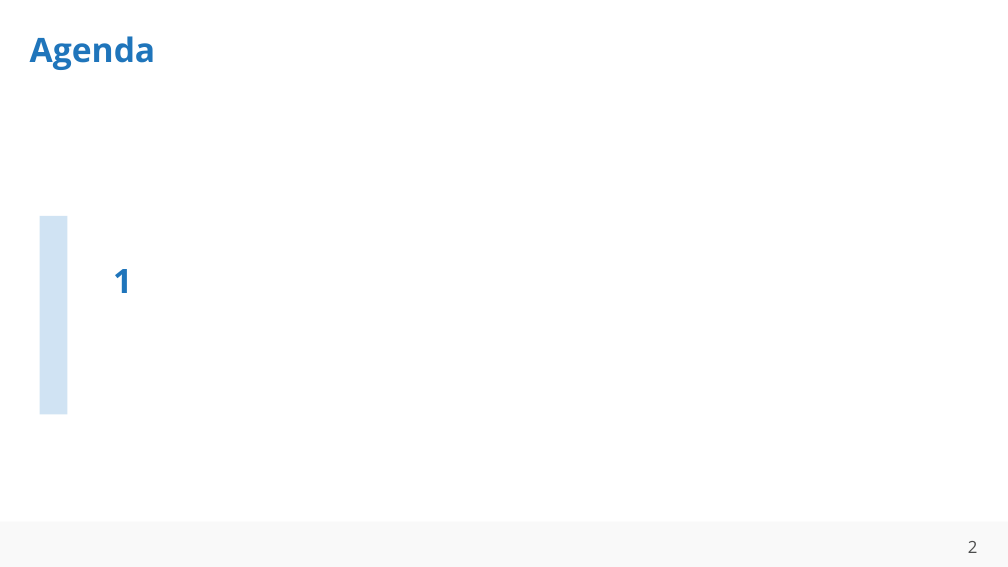
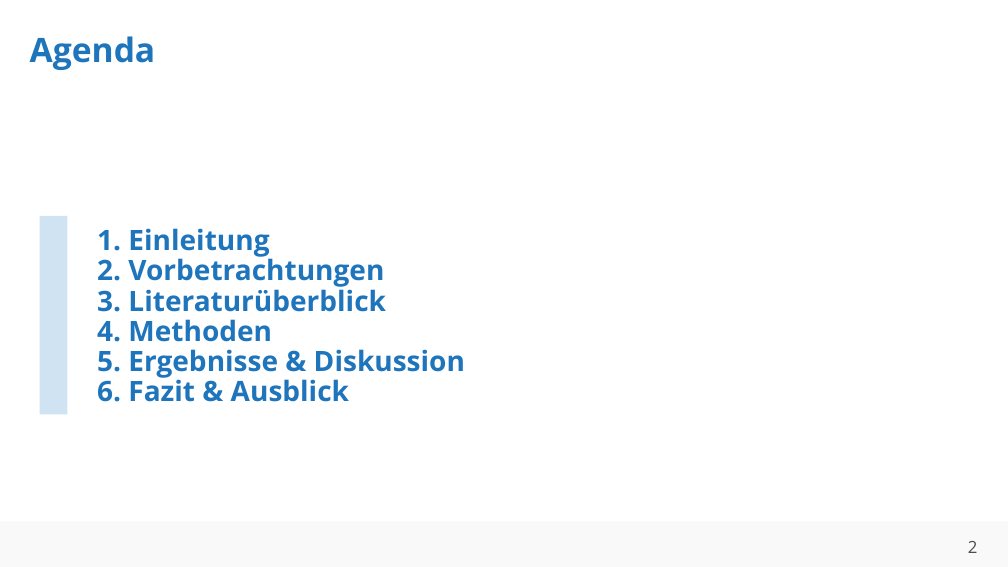
Before and after one commit to ahndavin/Abschlussarbeit_Bachelor, a slide deck: slide 2 of Kolloquium/Kolloquium.pptx. Drawn at 1008x567 pixels with LibreOffice and Linux fonts; fonts in the diff are those of the drawing; background and template pictures are left out. Boxes give left, top, right and bottom in pixels: in the first picture for what was removed or moved away, otherwise in the second. Text is boxed around its words. In the diff, an @@ line names an element or a change of style, - is before the commit and + after.

```diff
--- a/Kolloquium/Kolloquium.pptx
+++ b/Kolloquium/Kolloquium.pptx
@@ title at (x1=97, y1=228, x2=465, y2=402): text changed; size 24 to 20 pt @@
-1
+1. Einleitung
+2. Vorbetrachtungen
+3. Literaturüberblick
+4. Methoden
+5. Ergebnisse & Diskussion
+6. Fazit & Ausblick
```
Also in this commit, not shown: 3 other slides changed, 1 other file.
